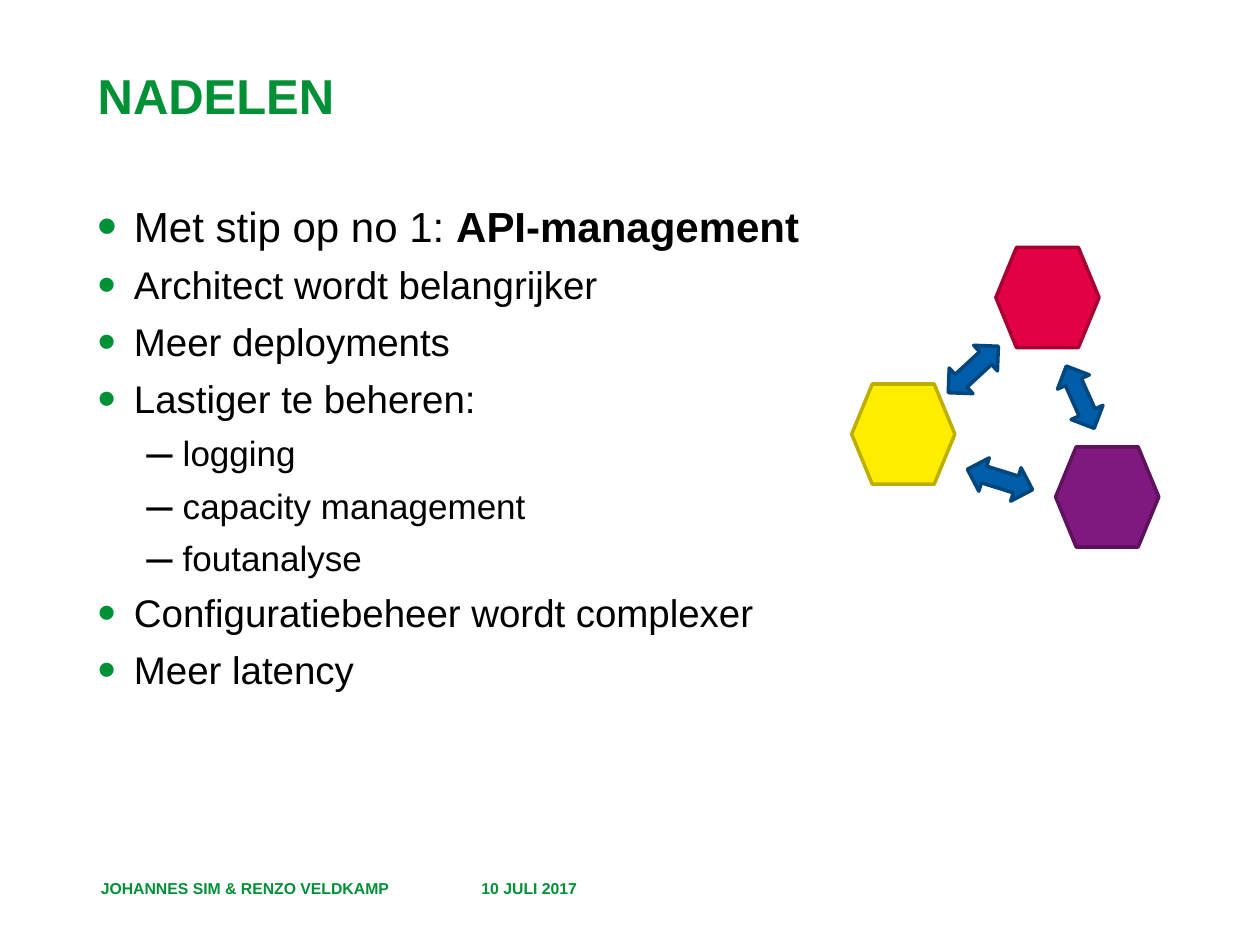
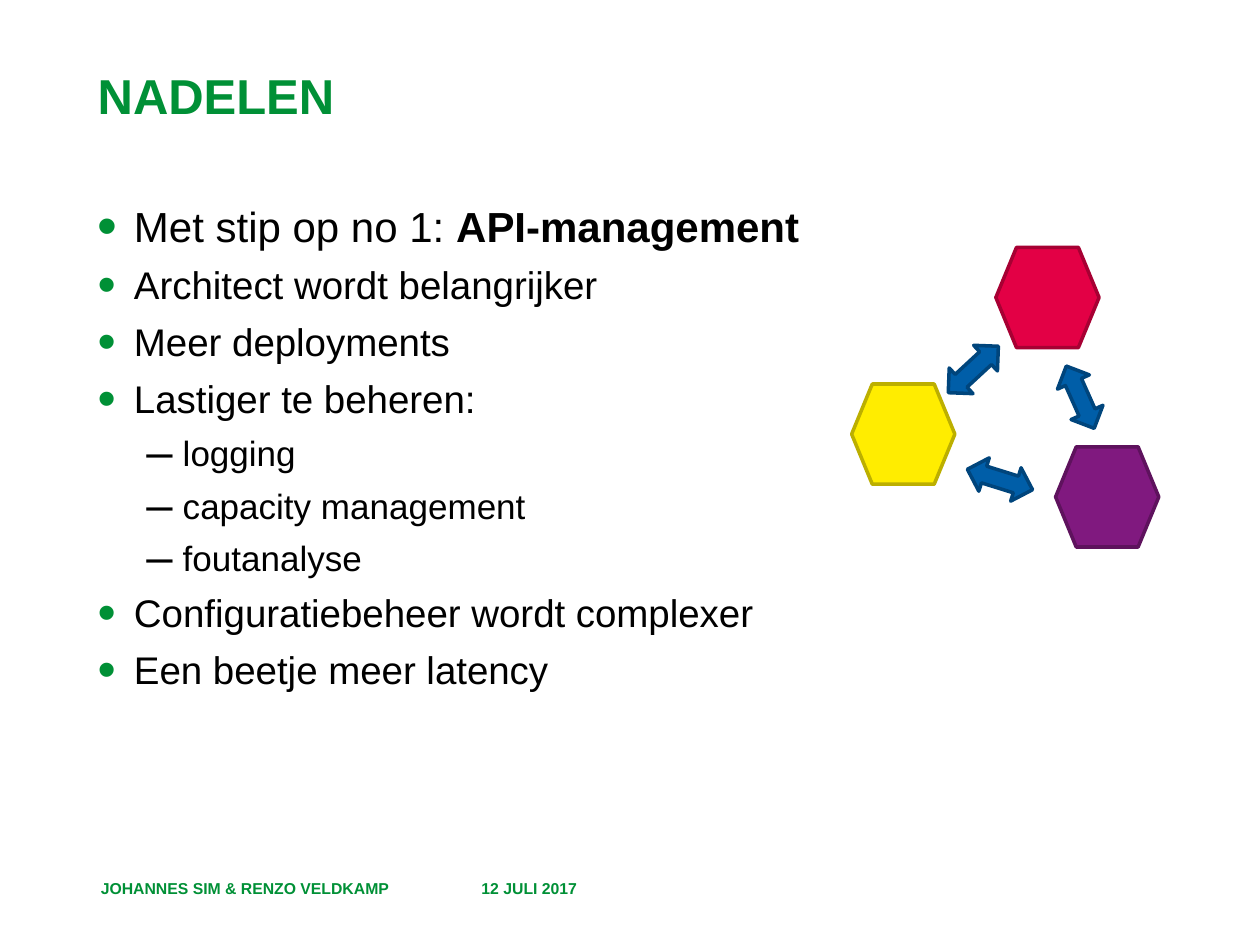
Before and after one commit to RenzoVeldkamp/MicroContainer, a slide deck: slide 9 of Presentatie/Docker-based microservices.pptx. Drawn at 1260x945 pixels with LibreOffice and Linux fonts; fonts in the diff are those of the drawing; background and template pictures are left out. Boxes give left, top, right and bottom in pixels: in the first picture for what was removed or moved away, otherwise in the second. Text is boxed around its words. In the diff, an @@ line names an element or a change of style, - is before the commit and + after.

```diff
--- a/Presentatie/Docker-based microservices.pptx
+++ b/Presentatie/Docker-based microservices.pptx
@@ text at (134, 656, 548, 691): text changed @@
-• Meer latency
+• Een beetje meer latency
@@ text at (481, 883, 577, 894): text changed @@
-10 JULI 2017
+12 JULI 2017
```
Also in this commit, not shown: 14 other slides changed.
